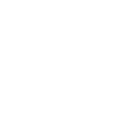
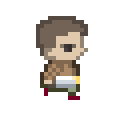
Layer changes from the first 128 x 128 image to the second:
showed "Camada 3 copiar" over [36, 16, 88, 100]
